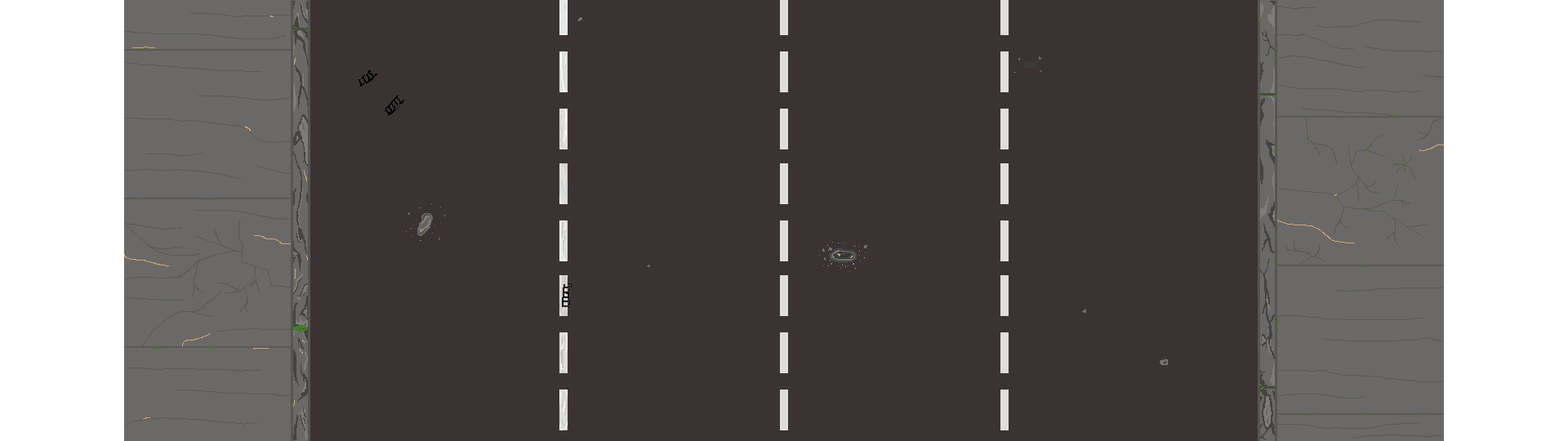
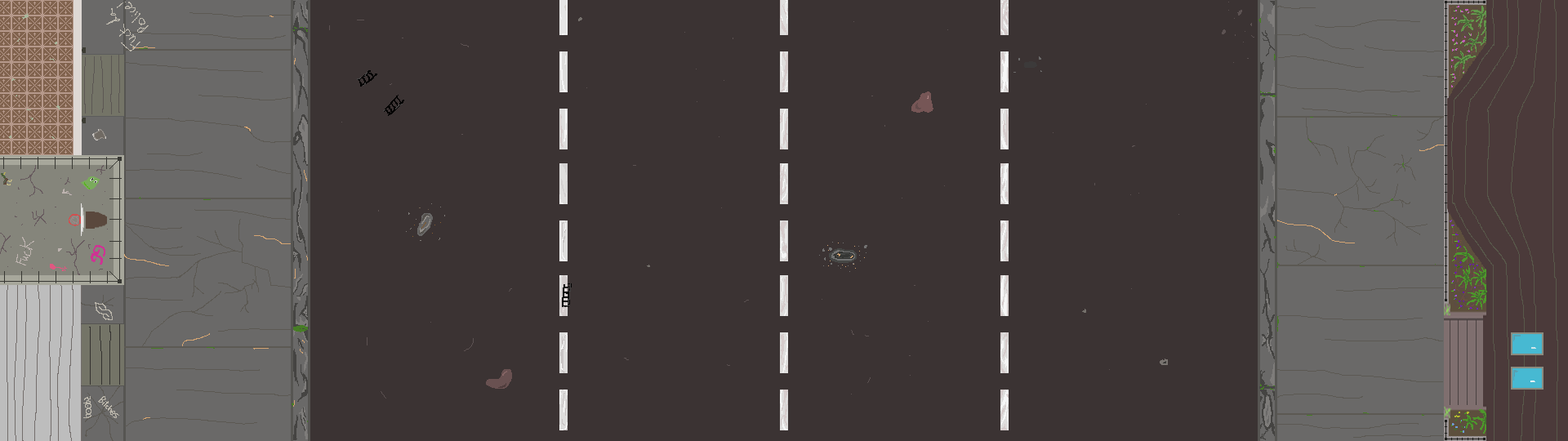
Layers edited between the first and the second w=1568, h=441 image:
added layer "Layer 6" above "Layer 6 copy 13" over box(8, 1, 149, 419)
added layer "Layer 6 copy 13" above "Rectangle 10 copy 7" over box(0, 0, 74, 156)
added layer "Rectangle 10 copy 6" above "Rectangle 10 copy 5" over box(3, 156, 5, 170)
added layer "Rectangle 10 copy 5" above "Rectangle 10 copy 4" over box(20, 156, 22, 170)
added layer "Rectangle 10 copy 4" above "Rectangle 10 copy 3" over box(37, 156, 39, 170)
added layer "Rectangle 9" above "Layer 5" over box(0, 158, 118, 160)
added layer "Layer 5" above "Layer 4" over box(0, 0, 1559, 441)
added layer "Layer 4" above "Rectangle 12" over box(1443, 0, 1568, 441)
added layer "Rectangle 12" above "Rectangle 11 copy" over box(73, 0, 82, 156)
added layer "Rectangle 11 copy" above "Rectangle 11" over box(0, 285, 82, 441)
added layer "Rectangle 11" above "Rectangle 8 copy 2" over box(0, 0, 82, 156)
added layer "Rectangle 8 copy 2" above "Rectangle 8 copy" over box(113, 164, 125, 276)
added layer "Rectangle 8 copy" above "Rectangle 8" over box(0, 155, 125, 165)
added layer "Rectangle 8" above "Rectangle 7" over box(0, 275, 125, 286)
added layer "Rectangle 7" above "Rectangle 6 copy" over box(0, 155, 125, 286)
added layer "Rectangle 6 copy" above "Rectangle 6" over box(81, 323, 125, 387)
added layer "Rectangle 6" above "Layer 3" over box(81, 53, 125, 117)
painted on "Layer 3" over box(329, 0, 1255, 431)
added layer "Rectangle 5 copy" above "Rectangle 5 copy 2" over box(1448, 4, 1487, 437)
added layer "Rectangle 5 copy 2" above "Rectangle 5" over box(1448, 0, 1487, 441)
added layer "Rectangle 5" above "Rectangle 3 copy 4" over box(1443, 0, 1449, 441)
added layer "Rectangle 1 copy 3" above "Rectangle 1 copy" over box(123, 0, 126, 441)
added layer "Rectangle 3 copy 8" above "Rectangle 3 copy" over box(81, 0, 124, 441)
showed "RoadTemplate" over box(0, 0, 1568, 441)
…and 8 more changes (8 added)
